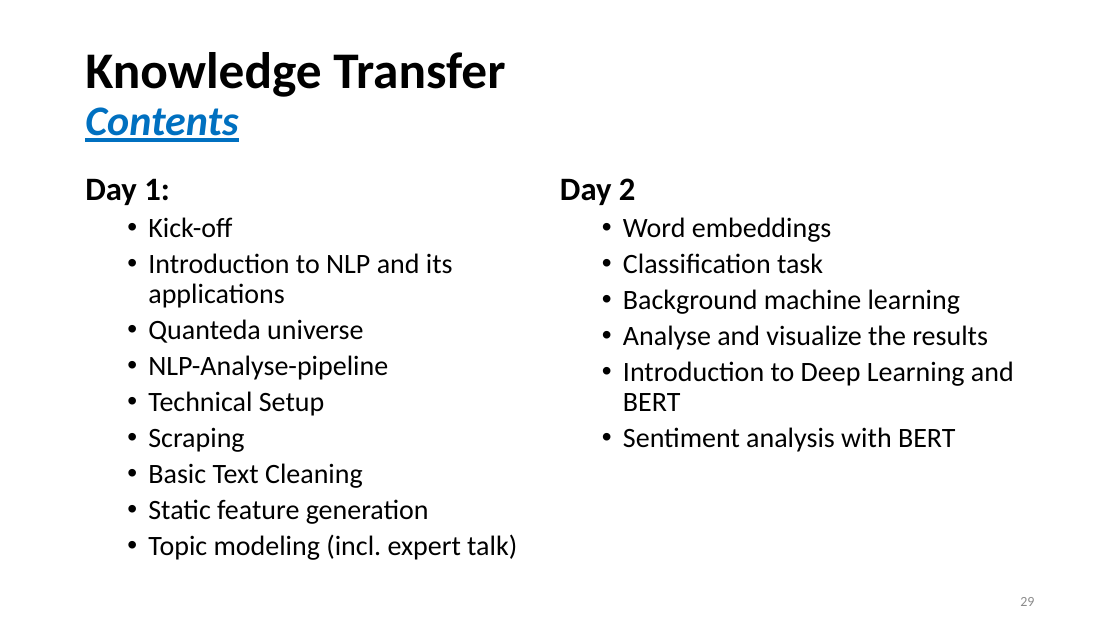
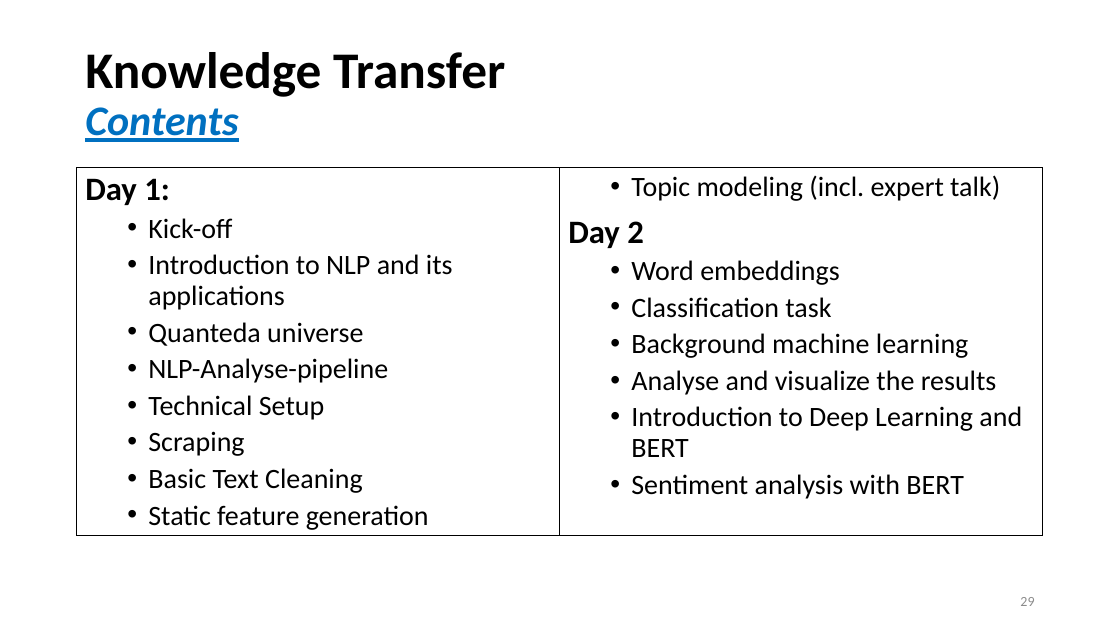
Before and after one commit to lisa-wm/consulting, a slide deck: slide 29 of 3_presentation/abschlusspräsentation/abschlusspraesentation_v1.0/abschlusspraesentation_v1.0.pptx. Drawn at 1120x630 pixels with LibreOffice and Linux fonts; fonts in the diff are those of the drawing. Boxes give left, top, right and bottom in pixels: in the first picture for what was removed or moved away, otherwise in the second. Text is boxed around its words. In the diff, an @@ line names an element or a change of style, - is before the commit and + after.

```diff
--- a/3_presentation/abschlusspräsentation/abschlusspraesentation_v1.0/abschlusspraesentation_v1.0.pptx
+++ b/3_presentation/abschlusspräsentation/abschlusspraesentation_v1.0/abschlusspraesentation_v1.0.pptx
@@ table added at <box>77,168,1044,534</box>, 1 rows, 2 columns @@
+Day 1: / Kick-off / Introduction to NLP and its applications / Quanteda universe / NLP-Analyse-pipeline / Technical Setup / Scraping / Basic Text Cleaning / Static feature generation | Topic modeling (incl. expert talk) / Day 2 / Word embeddings / Classification task / Background machine learning / Analyse and visualize the results / Introduction to Deep Learning and BERT / Sentiment analysis with BERT
@@ text removed at <box>85,178,1014,560</box> @@
-Day 1:
-  • Kick-off
-  • Introduction to NLP and its applications
-  • Quanteda universe
-  • NLP-Analyse-pipeline
-  • Technical Setup
-  • Scraping
-  • Basic Text Cleaning
-  • Static feature generation
-  • Topic modeling (incl. expert talk)
-Day 2
-  • Word embeddings
-  • Classification task
-  • Background machine learning
-  • Analyse and visualize the results
-  • Introduction to Deep Learning and BERT
-  • Sentiment analysis with BERT
```
Also in this commit, not shown: 29 other slides changed, 6 other files.
